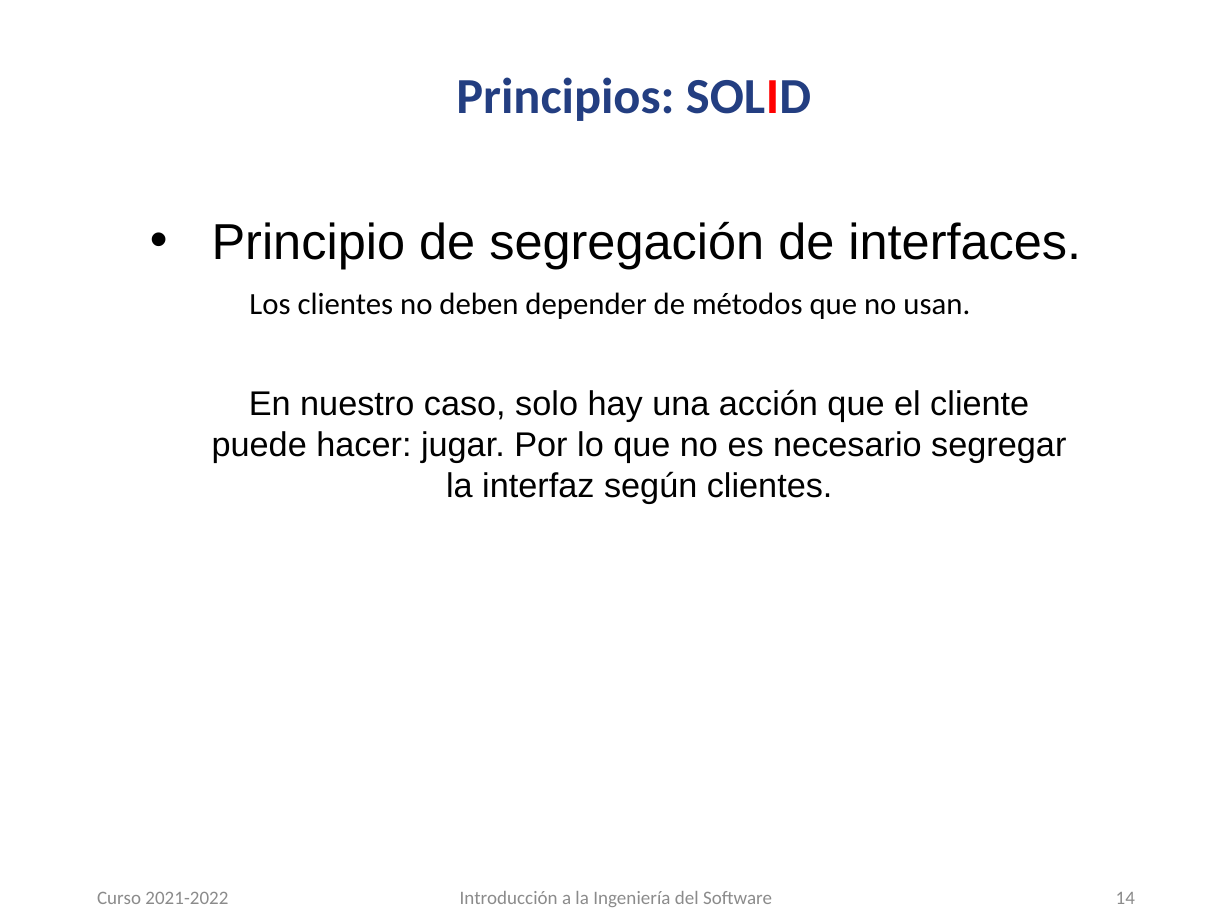
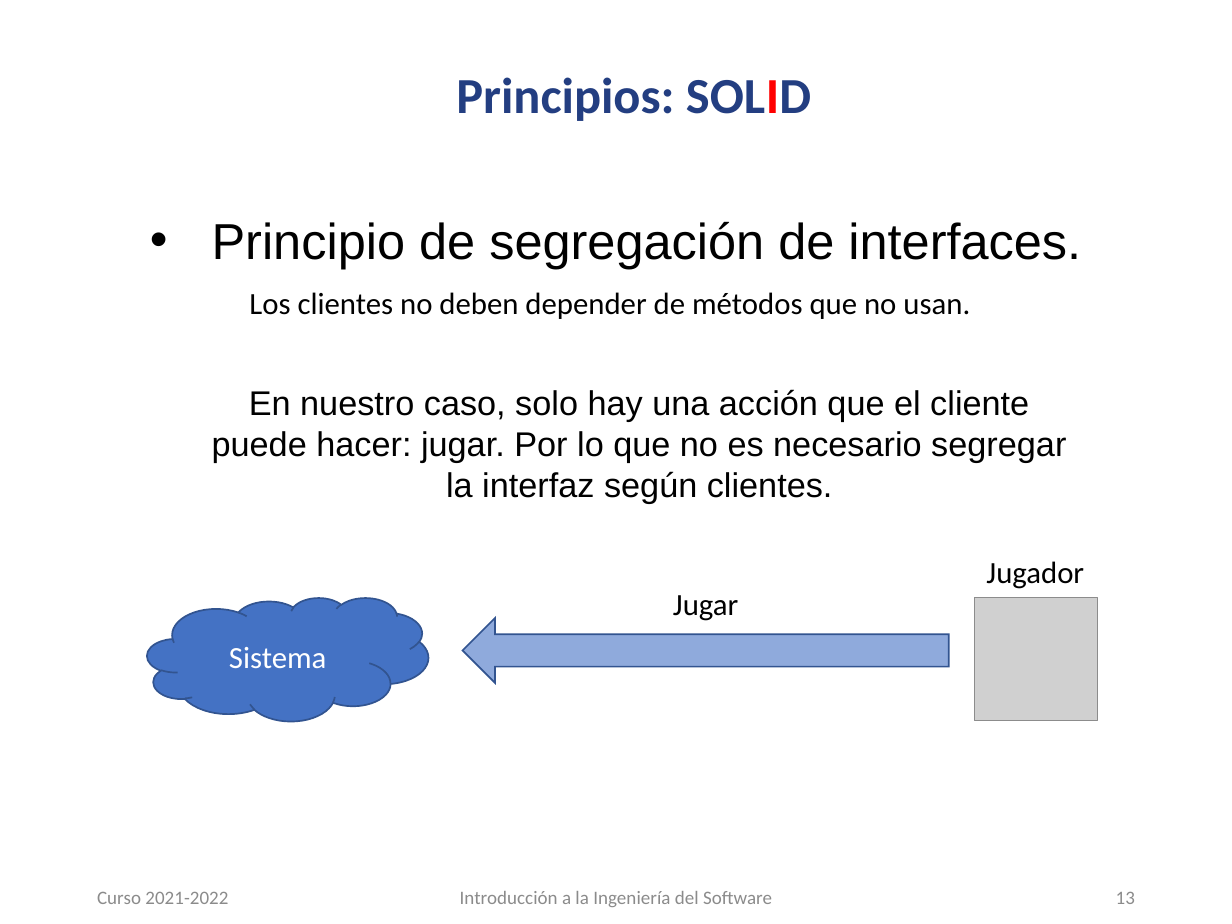
Before and after one commit to carloscmor/PRIMERA_FILA, a slide deck: slide 13 of PFentertainment_presentación.pptx (slide 14 before the commit). Drawn at 1232x924 pixels with LibreOffice and Linux fonts; fonts in the diff are those of the drawing; grey boxes stand for pictures; background and template pictures are left out. Boxes give left, top, right and bottom in pixels: in the first picture for what was removed or moved away, otherwise in the second. Text is boxed around its words. In the diff, an @@ line names an element or a change of style, - is before the commit and + after.

```diff
--- a/PFentertainment_presentación.pptx
+++ b/PFentertainment_presentación.pptx
@@ text added at [986,561,1084,589], 18 pt, text #000000 @@
+Jugador
@@ cloud added at [147,598,428,721], fill #4472C4, outline #325491 1 pt, 18 pt, text #FFFFFF @@
+Sistema
@@ text added at [673,595,738,621], 18 pt, text #000000 @@
+Jugar
@@ picture added at [975,598,1098,721] @@
@@ left arrow added at [462,618,949,684], fill #8FAADC, outline #325491 1 pt @@
@@ page number at [1116,892,1135,904]: text changed @@
-14
+13
```
Also in this commit, not shown: 4 other slides changed, 2 slides removed.
